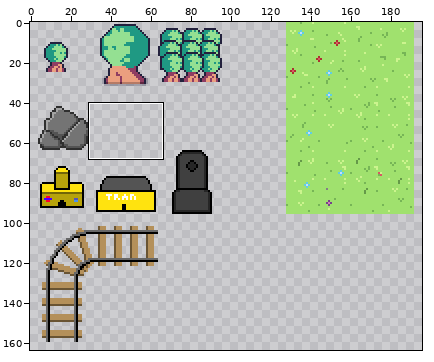
Two states of a sprite sheet, LudumDare47/Assets/Sprites/tilemap.png. The first picture is a wide view before the edit; the outline marks the close-up.
Close-up. Old version:
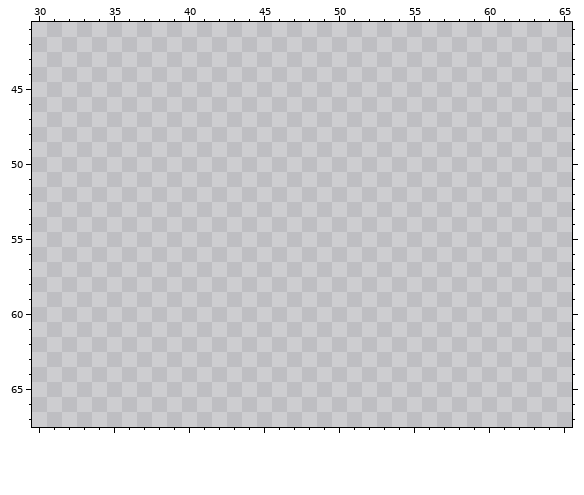
The file is 320x320 pixels. Colours within 5 levels of each other are drawn and written as one. Shown: x 30..65, y 41..67. The wide view leaves out empty margins.
The result:
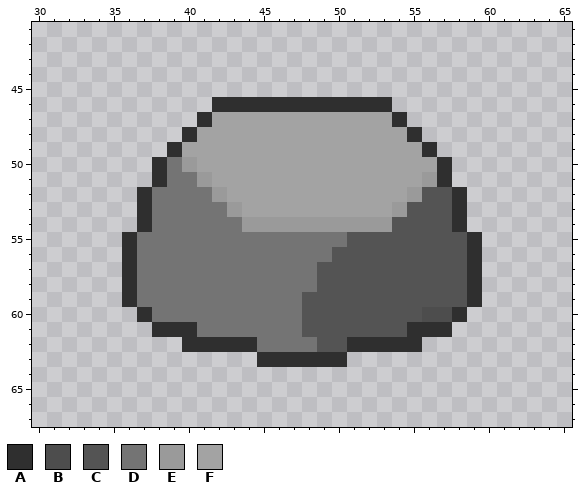
Palette (. is transparent): A #2f2f2f  B #4d4d4d  C #545454  D #747474  E #9a9a9a  F #a3a3a3
Changes in this commit:
@@ x 30..65 @@
 45 ....................................
-46 ....................................
-47 ....................................
-48 ....................................
-49 ....................................
-50 ....................................
-51 ....................................
-52 ....................................
-53 ....................................
-54 ....................................
-55 ....................................
-56 ....................................
-57 ....................................
-58 ....................................
-59 ....................................
-60 ....................................
-61 ....................................
-62 ....................................
-63 ....................................
+46 ............AAAAAAAAAAAA............
+47 ...........AFFFFFFFFFFFFA...........
+48 ..........AFFFFFFFFFFFFFFA..........
+49 .........AFFFFFFFFFFFFFFFFA.........
+50 ........ADEFFFFFFFFFFFFFFFFA........
+51 ........ADDEFFFFFFFFFFFFFFEA........
+52 .......ADDDDEFFFFFFFFFFFFECCA.......
+53 .......ADDDDDEFFFFFFFFFFECCCA.......
+54 .......ADDDDDDEEEEEEEEEECCCCA.......
+55 ......ADDDDDDDDDDDDDDCCCCCCCCA......
+56 ......ADDDDDDDDDDDDDCCCCCCCCCA......
+57 ......ADDDDDDDDDDDDCCCCCCCCCCA......
+58 ......ADDDDDDDDDDDDCCCCCCCCCCA......
+59 ......ADDDDDDDDDDDCCCCCCCCCCCA......
+60 .......ADDDDDDDDDDCCCCCCCCBBA.......
+61 ........AAADDDDDDDCCCCCCCAAA........
+62 ..........AAAAADDDDCCAAAAA..........
+63 ...............AAAAAA...............
 64 ....................................
Pixel boxes of the changes (left, top, right, bottom) in both close-ups:
added: (122, 97, 482, 367)
